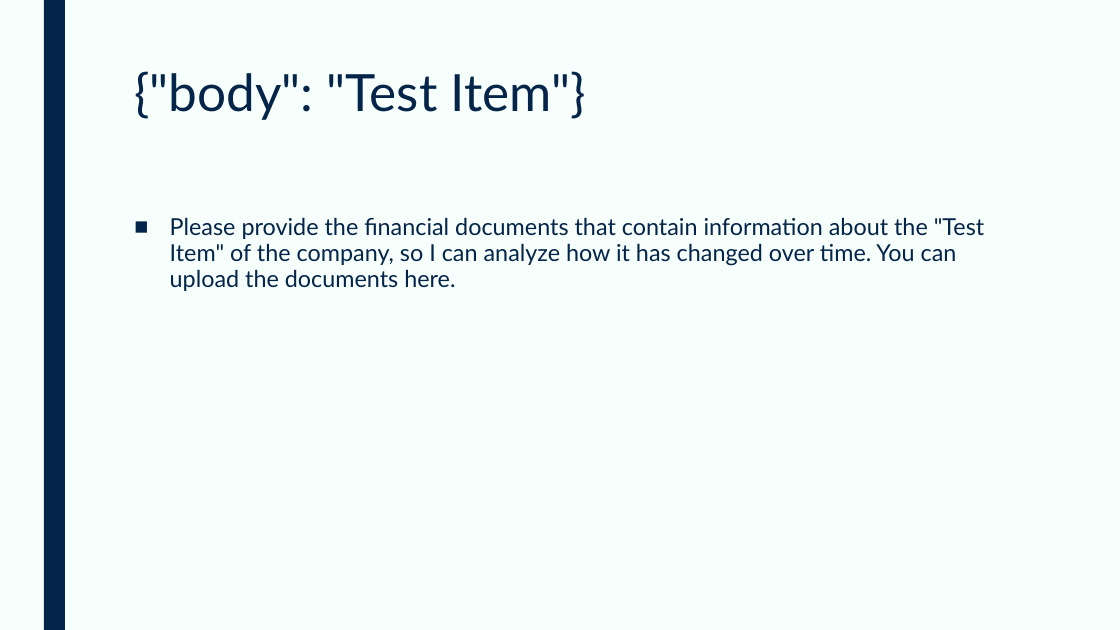
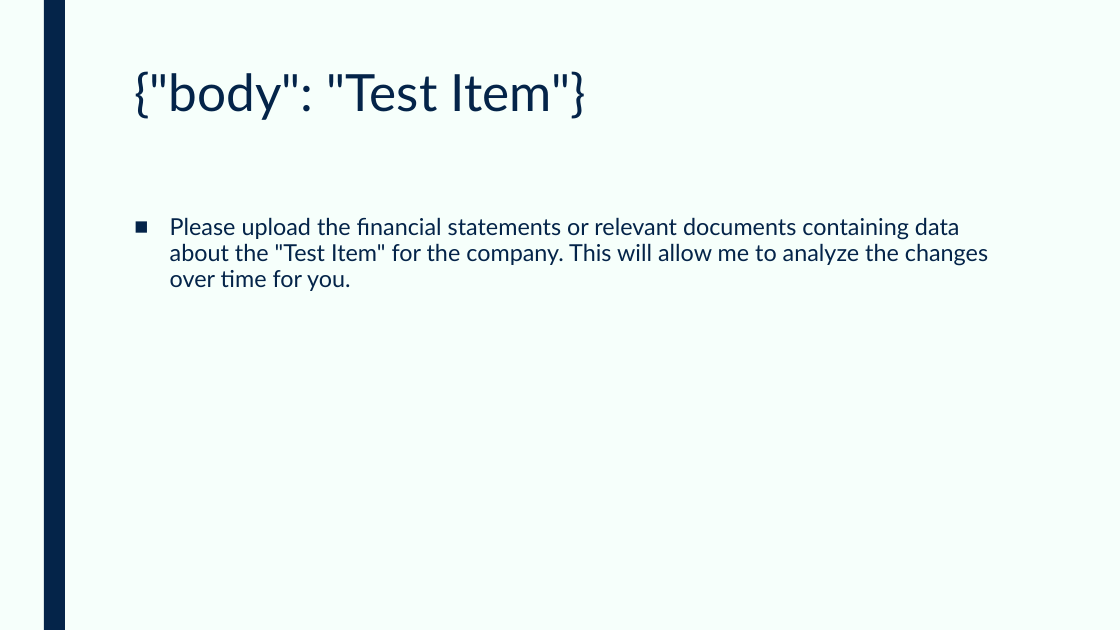
Before and after one commit to devangovind/AMUCLDISS, a slide deck: slide 2 of fastapi-backend/pres/output.pptx. Drawn at 1120x630 pixels with LibreOffice and Linux fonts; fonts in the diff are those of the drawing. Boxes give left, top, right and bottom in pixels: in the first picture for what was removed or moved away, otherwise in the second. Text is boxed around its words. In the diff, an @@ line names an element or a change of style, - is before the commit and + after.

```diff
--- a/fastapi-backend/pres/output.pptx
+++ b/fastapi-backend/pres/output.pptx
@@ text at [170,217,988,291]: text changed @@
-■ Please provide the financial documents that contain information about the "Test Item" of the company, so I can analyze how it has changed over time. You can upload the documents here.
+■ Please upload the financial statements or relevant documents containing data about the "Test Item" for the company. This will allow me to analyze the changes over time for you.
```
Also in this commit, not shown: 1 other slide changed, 8 other files.
